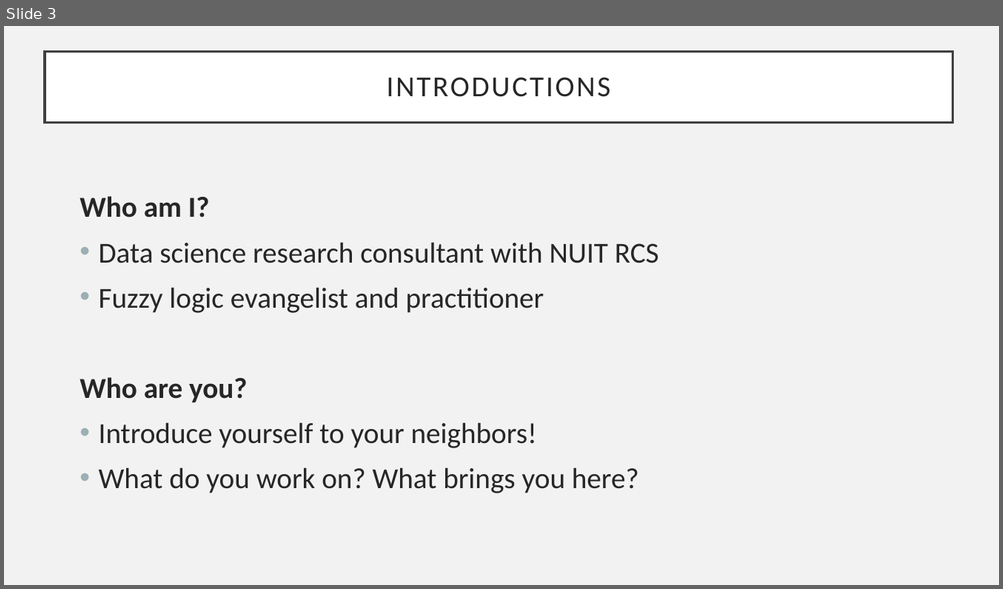
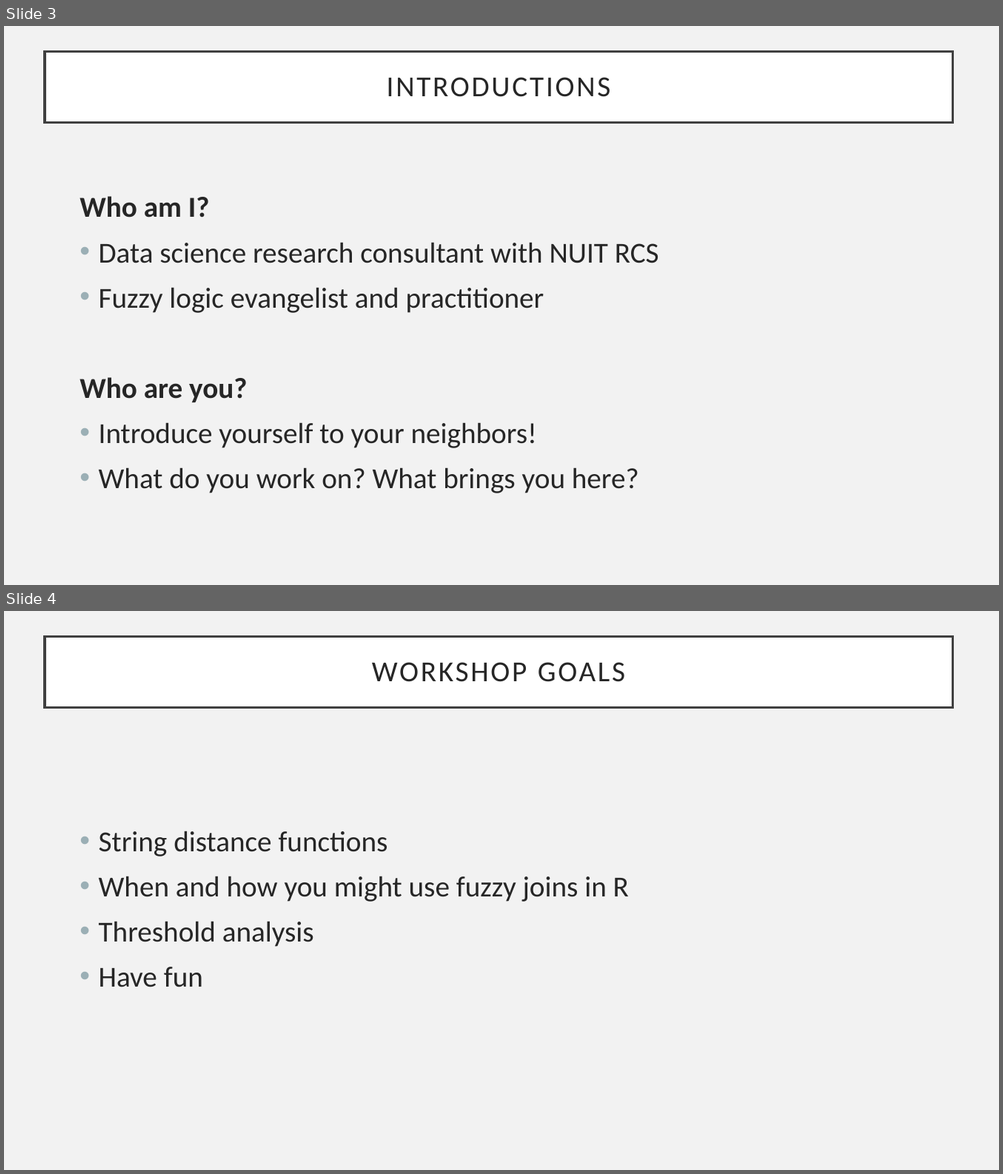
Before and after one commit to allemanau/NUIT_text_matching_workshop, a slide deck: slides/text_matching_workshop_slides.pptx. Shown one above the other, each under a label of ours: slide 3 before the commit, slides 3 and 4 after it. The pictures are 1003x589 and 1003x1174 pixels, drawn with LibreOffice and Linux fonts; fonts in the diff are those of the drawing. Boxes give left, top, right and bottom in pixels: in the first picture for what was removed or moved away, otherwise in the second. Text is boxed around its words. In the diff, an @@ line names an element or a change of style, - is before the commit and + after.

```diff
--- a/slides/text_matching_workshop_slides.pptx
+++ b/slides/text_matching_workshop_slides.pptx
@@ slide 4 added at (x1=4, y1=611, x2=999, y2=1170), background #F2F2F2 @@
@@ title added at (x1=45, y1=636, x2=953, y2=708), fill #FFFFFF, outline #404040 2.5 pt, 28 pt, text #262626 @@
+WORKSHOP GOALS
@@ text added at (x1=99, y1=831, x2=629, y2=988), 28 pt, text #262626 @@
+• String distance functions
+• When and how you might use fuzzy joins in R
+• Threshold analysis
+• Have fun
```
Also in this commit, not shown: 2 slides changed, 35 other slides added, 1 slide removed, 8 other files.
